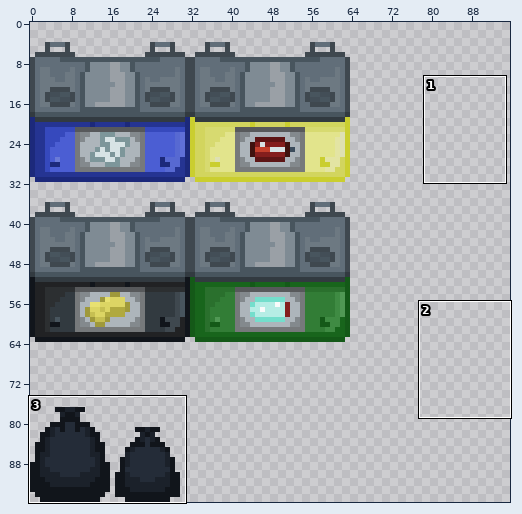
Two states of a sprite sheet, assets/kantee.png. The first picture is a wide view before the edit; the outline marks the close-up.
Close-up. As it was:
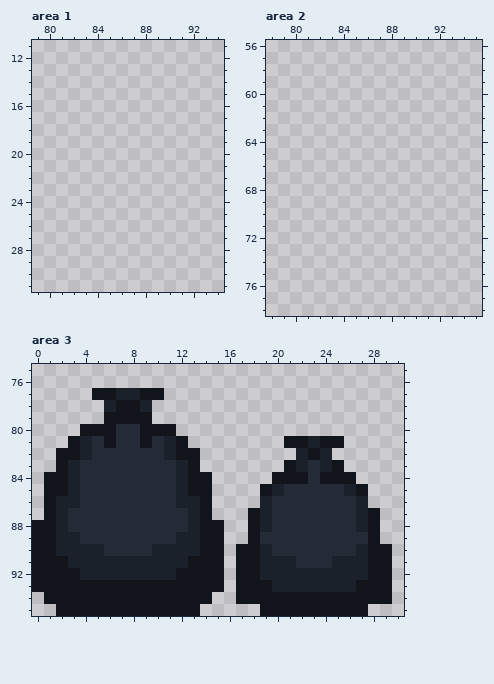
The file is 96x96 pixels. Colours within 5 levels of each other are drawn and written as one. Shown: area 1: x 79..94, y 11..31; area 2: x 78..95, y 56..78; area 3: x 0..30, y 75..95. The commit also changed other parts of the picture, which this record leaves out.
After:
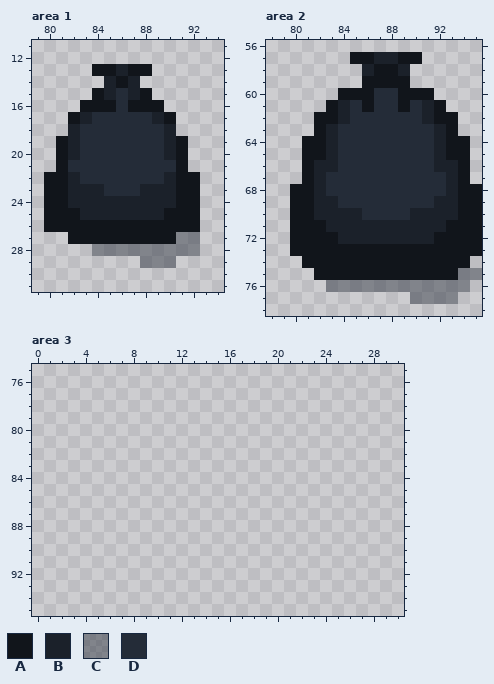
Palette (. is transparent): A #11151b  B #1b212a  C #242c3873  D #242c38
From old to new:
Changed rows in their new state; - is an unchanged pixel.
Area 1:
first column x 80:
13 ----AABAA----
14 -----BAB-----
15 ----ABDBA----
16 ---AAADAAA---
17 --ABDDDDDBA--
18 --BDDDDDDDB--
19 -ABDDDDDDDBA-
20 -ABDDDDDDDBA-
21 -ADDDDDDDDDA-
22 AABDDDDDDDBAA
23 AABBBDDDBBBAA
24 AABBBBBBBBBAA
25 AAABBBBBBBAAA
26 AAAAAAAAAAAAA
27 --AAAAAAAAACC
28 ----CCCCCCCCC
29 --------CCC--
Area 2:
first column x 80:
57 -----AABBAA-----
58 ------BAAB------
59 ------AAAA------
60 ----AAADDAAA----
61 ---ABDADDADBA---
62 --AABDDDDDDBAA--
63 --ABDDDDDDDDBA--
64 -AABDDDDDDDDBAA-
65 -AABDDDDDDDDBAA-
66 -ABBDDDDDDDDBBA-
67 -ABDDDDDDDDDDBA-
68 AABDDDDDDDDDDBAA
69 AABBDDDDDDDDBBAA
70 AABBBBDDDDBBBBAA
71 AAABBBBBBBBBBAAA
72 AAAABBBBBBBBAAAA
73 AAAAAAAAAAAAAAAA
74 -AAAAAAAAAAAAAA-
75 --AAAAAAAAAAAACC
76 ---CCCCCCCCCCCC-
77 ----------CCCC--
Area 3:
first column x 0:
77 -----......-------------------
78 ------....--------------------
79 ------....--------------------
80 ----........------------------
81 ---..........--------.....----
82 --............--------...-----
83 --............-------.....----
84 -..............-----.......---
85 -..............----.........--
86 -..............----.........--
87 -..............---...........-
88 ................--...........-
89 ................--...........-
90 ................-.............
91 ................-.............
92 ................-.............
93 ................-.............
94 -..............--.............
95 --............-----.........--
Where, in picture pixels (left, top, right, bottom), the same in both close-ups:
added: (44, 64, 200, 268)
added: (290, 52, 482, 304)
erased: (32, 388, 392, 616)
